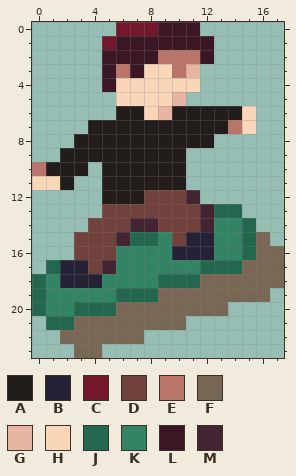
Two versions of one pixel-art sprite, assets/player-up.png. That is the earlier state.
The file is 18x24 pixels.
Palette (. is transparent): A #221c1a  B #242234  C #73172d  D #71413b  E #ba756a  F #796755  G #e9b5a3  H #fad6b8  J #23674e  K #328464  L #3b1725  M #422433
New version:
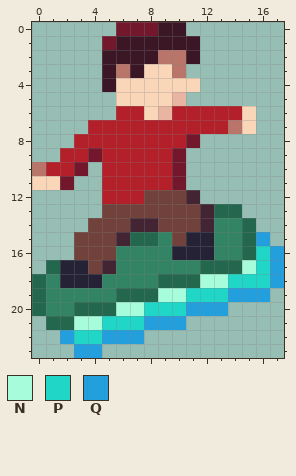
Colours new in this view: N #a6fcdb  P #20d6c7  Q #249fde
Commit message: Improve player sprite (t-shirt + glow)
Diff:
colour A: #221c1a -> #b4202a
y 0: x 11 L -> .
y 1: x 12 L -> .
y 2: x 11..12 EL -> L.
y 3: x 11 G -> .
y 8: x 11..12 AA -> C.
y 9: x 4 A -> C; x 10 A -> C
y 10: x 3 A -> C; x 10 A -> C
y 11: x 2 A -> C; x 10 A -> C
y 15: x 16 F -> Q
y 16: x 16..17 FF -> PQ
y 17: x 15..17 FFF -> NPQ
y 18: x 12..17 FFFFFF -> NNPPPQ
y 19: x 9..16 FFFFFFFF -> NNPPPQQQ
y 20: x 6..13 FFFFFFFF -> NNPPPQQQ
y 21: x 3..10 FFFFFFFF -> NNPPPQQQ
y 22: x 2..7 FFFFFF -> QPPQQQ
y 23: x 3..4 FF -> QQ
Boxes around the changes in both pictures, in picture pixels (x1, y1, x2, y2):
changed: (46, 22, 242, 204)
changed: (60, 232, 284, 358)
